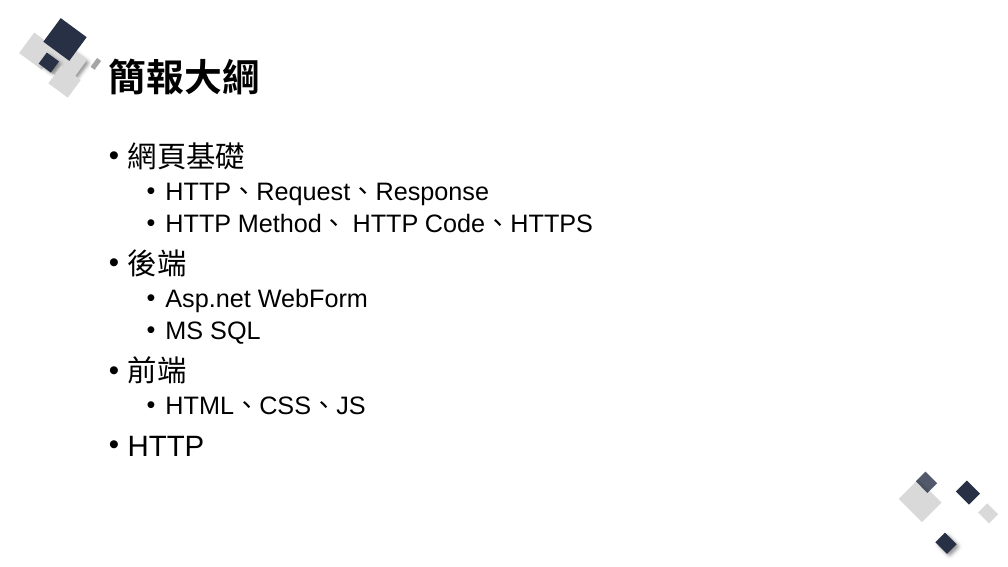
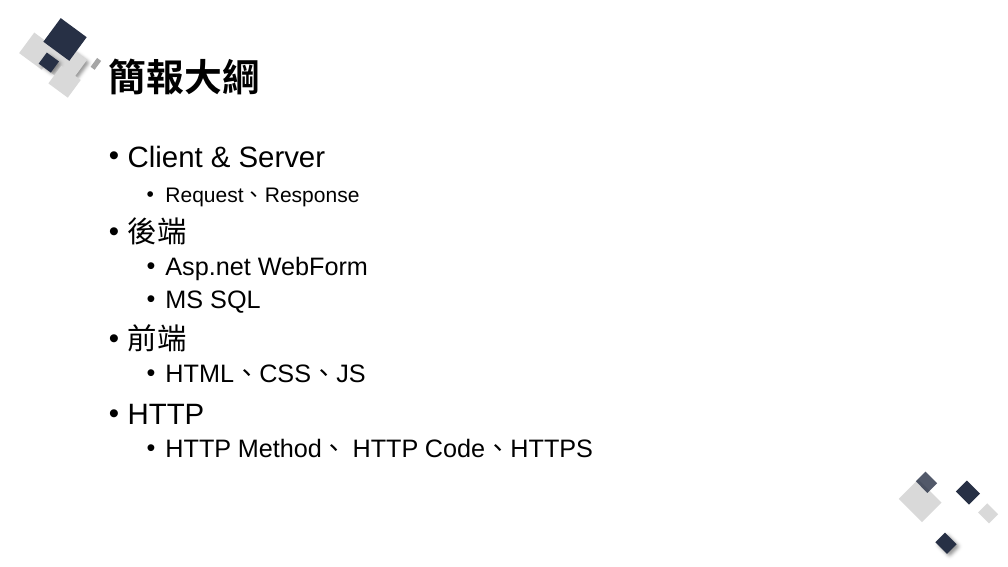
Before and after one commit to Q81JIAXIONG/-, a slide deck: slide 2 of 投影片/1.網頁基礎.pptx. Drawn at 1008x567 pixels with LibreOffice and Linux fonts; fonts in the diff are those of the drawing. Boxes give left, top, right and bottom in pixels: in the first picture for what was removed or moved away, otherwise in the second. Text is boxed around its words. In the diff, an @@ line names an element or a change of style, - is before the commit and + after.

Commit message:
調整第一周簡報

```diff
--- a/投影片/1.網頁基礎.pptx
+++ b/投影片/1.網頁基礎.pptx
@@ text at bbox=[128, 145, 359, 206]: text changed; size 24 to 20 pt @@
-• 網頁基礎
-  • HTTP、Request、Response
-  • HTTP Method、 HTTP Code、HTTPS
+• Client & Server
+    • Request、Response
@@ text at bbox=[165, 438, 593, 458]: paragraph added @@
+  • HTTP Method、 HTTP Code、HTTPS
```
Also in this commit, not shown: 3 other slides changed, 5 slides added, 11 other files.
